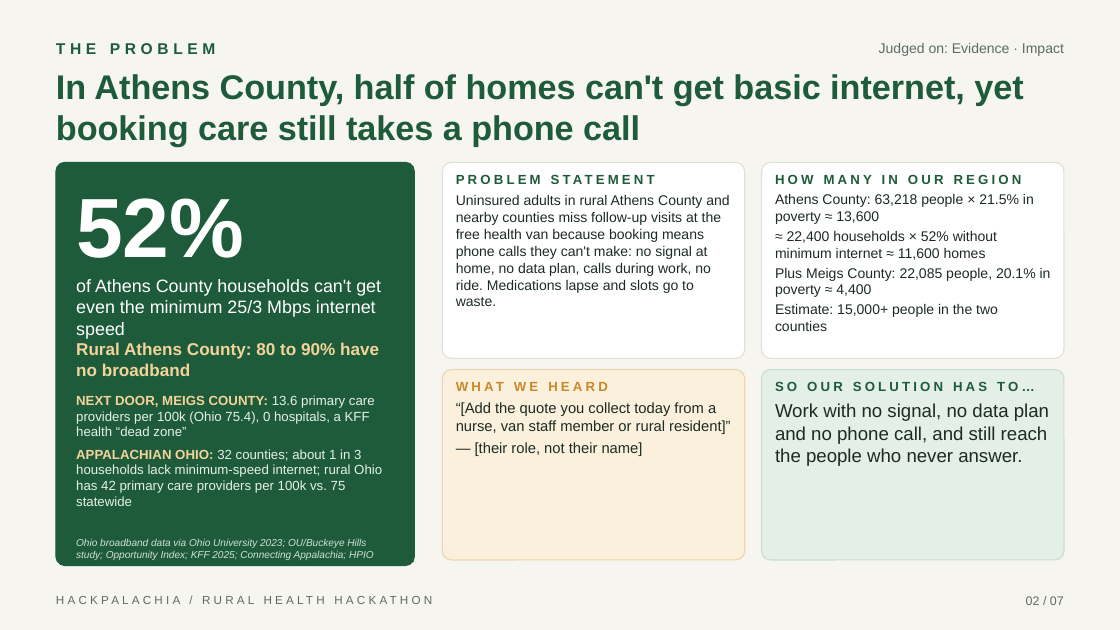
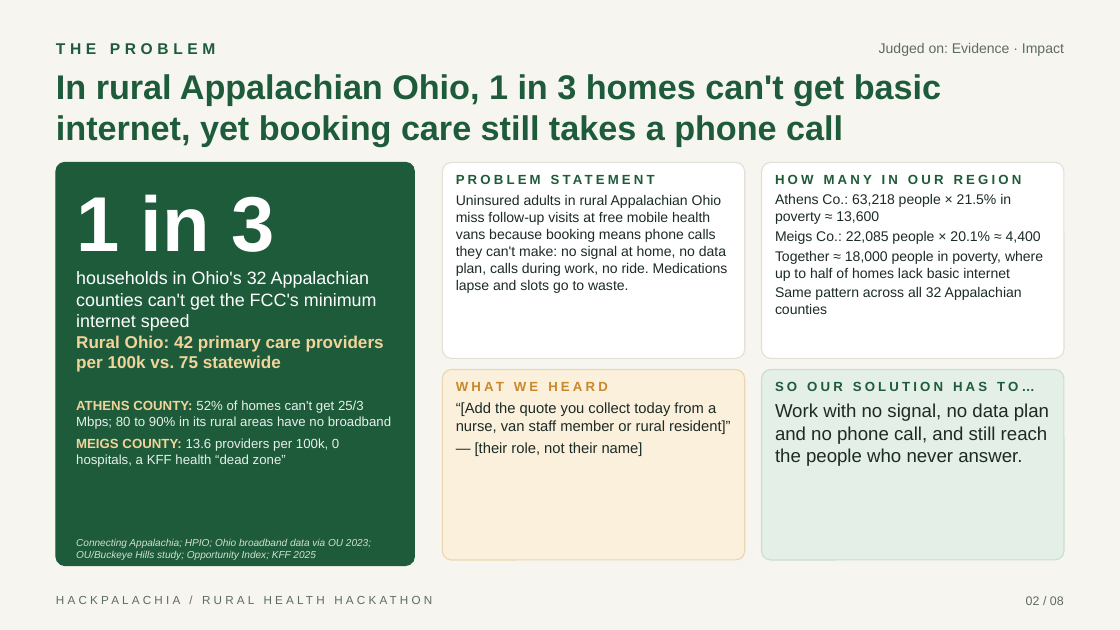
Before and after one commit to skylerfokine/book-without-calling, a slide deck: slide 2 of pitch/Book_Without_Calling_Pitch.pptx. Drawn at 1120x630 pixels with LibreOffice and Linux fonts; fonts in the diff are those of the drawing. Boxes give left, top, right and bottom in pixels: in the first picture for what was removed or moved away, otherwise in the second. Text is boxed around its words. In the diff, an @@ line names an element or a change of style, - is before the commit and + after.

```diff
--- a/pitch/Book_Without_Calling_Pitch.pptx
+++ b/pitch/Book_Without_Calling_Pitch.pptx
@@ text at [56,74,941,147]: text changed @@
-In Athens County, half of homes can't get basic internet, yet booking care still takes a phone call
+In rural Appalachian Ohio, 1 in 3 homes can't get basic internet, yet booking care still takes a phone call
@@ text at [76,194,384,372]: text changed @@
-52%
-of Athens County households can't get even the minimum 25/3 Mbps internet speed
-Rural Athens County: 80 to 90% have no broadband
+1 in 3
+households in Ohio's 32 Appalachian counties can't get the FCC's minimum internet speed
+Rural Ohio: 42 primary care providers per 100k vs. 75 statewide
@@ text at [456,195,728,293]: text changed @@
-Uninsured adults in rural Athens County and nearby counties miss follow-up visits at the free health van because booking means phone calls they can't make: no signal at home, no data plan, calls during work, no ride. Medications lapse and slots go to waste.
+Uninsured adults in rural Appalachian Ohio miss follow-up visits at free mobile health vans because booking means phone calls they can't make: no signal at home, no data plan, calls during work, no ride. Medications lapse and slots go to waste.
@@ text at [775,194,1043,314]: text changed @@
-Athens County: 63,218 people × 21.5% in poverty ≈ 13,600
-≈ 22,400 households × 52% without minimum internet ≈ 11,600 homes
-Plus Meigs County: 22,085 people, 20.1% in poverty ≈ 4,400
-Estimate: 15,000+ people in the two counties
+Athens Co.: 63,218 people × 21.5% in poverty ≈ 13,600
+Meigs Co.: 22,085 people × 20.1% ≈ 4,400
+Together ≈ 18,000 people in poverty, where up to half of homes lack basic internet
+Same pattern across all 32 Appalachian counties
@@ text at [76,400,391,467]: text changed @@
-NEXT DOOR, MEIGS COUNTY: 13.6 primary care providers per 100k (Ohio 75.4), 0 hospitals, a KFF health “dead zone”
-APPALACHIAN OHIO: 32 counties; about 1 in 3 households lack minimum-speed internet; rural Ohio has 42 primary care providers per 100k vs. 75 statewide
+ATHENS COUNTY: 52% of homes can't get 25/3 Mbps; 80 to 90% in its rural areas have no broadband
+MEIGS COUNTY: 13.6 providers per 100k, 0 hospitals, a KFF health “dead zone”
@@ text at [76,539,371,560]: text changed @@
-Ohio broadband data via Ohio University 2023; OU/Buckeye Hills study; Opportunity Index; KFF 2025; Connecting Appalachia; HPIO
+Connecting Appalachia; HPIO; Ohio broadband data via OU 2023; OU/Buckeye Hills study; Opportunity Index; KFF 2025
@@ text at [1026,596,1064,605]: text changed @@
-02 / 07
+02 / 08
```
Also in this commit, not shown: 7 other slides changed, 1 slide added, 1 other file.
